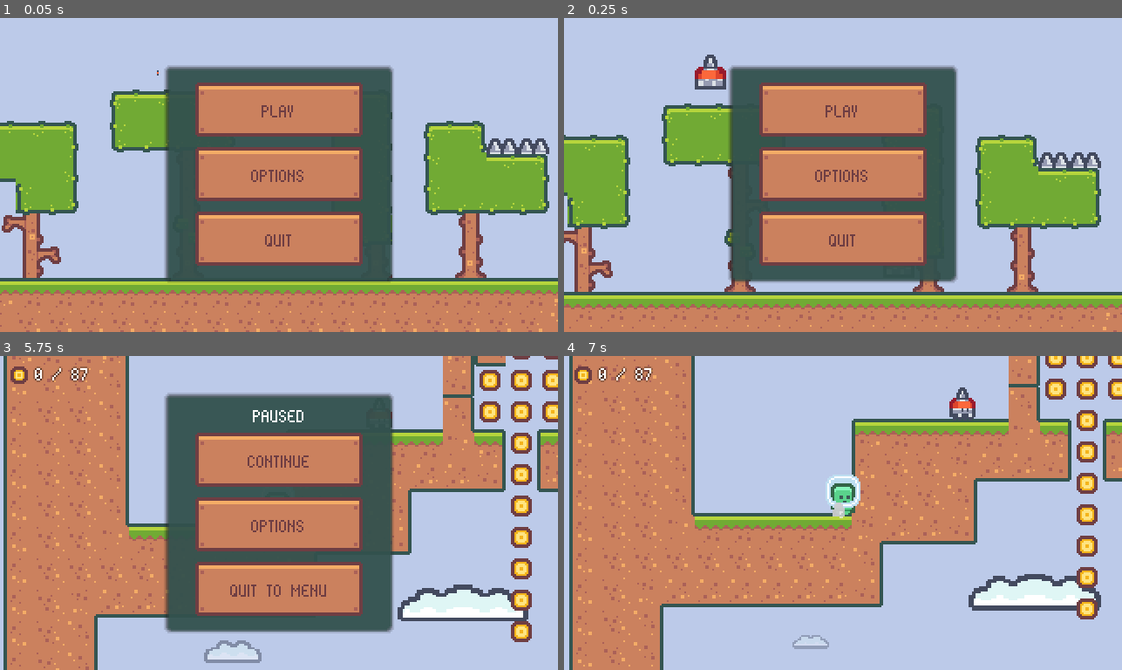
Above: before the commit, frames 1-4 (two rows, left to right).
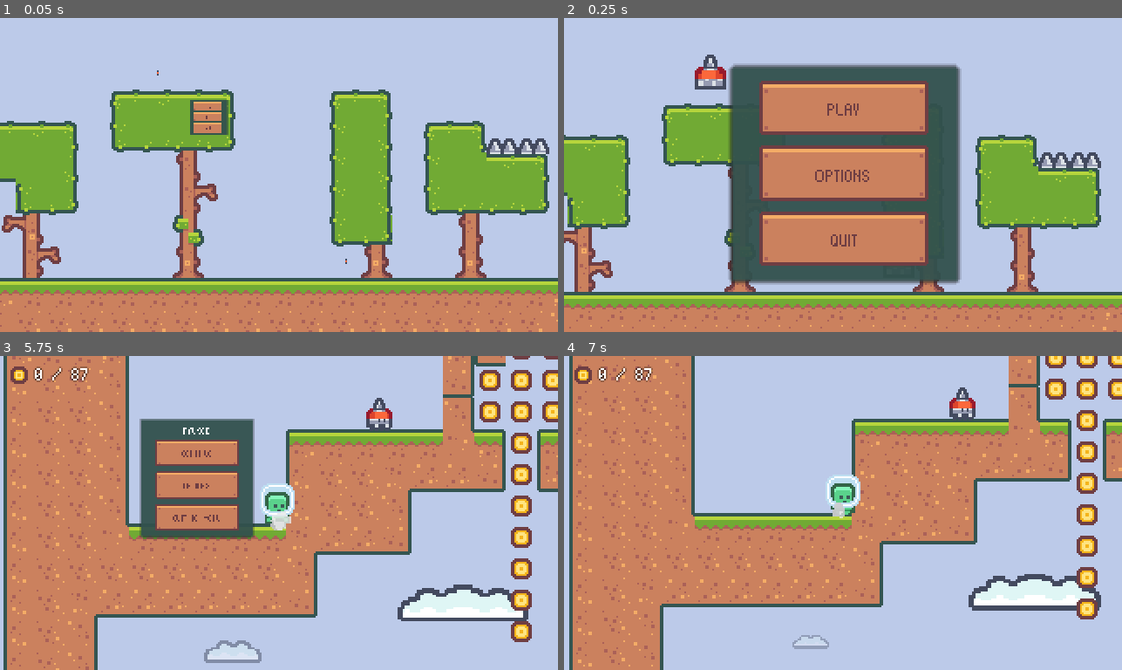
Above: after the commit, the same moments.

Repository: rosskarchner/2D-Platformer-Firebelly-Course
Game: Godot game, scene res://scenes/ui/main_menu.tscn
Same seed, same stepped clock (60 frames per second), same inputs: the game is played once before the commit and once after it.
Inputs (mouse positions are in pixels of both pictures, inside the frame that each line leads up to):
- Up to frame 1 (0.05 s): no input
- Up to frame 2 (0.25 s): no input
- Up to frame 3 (5.75 s): click "OPTIONS" at 0.5 s; click "PLAY" at 1.25 s; tap Enter (ui_accept) at 2, 2.27, 3.02, 4.52, 5.27 s; move the mouse to (401, 497) at 2.02 s; hold Right (ui_right) 2.03-3.53 s; tap Shift (dash) every 0.75 s from 2.1 to 5.1 s; move the mouse to (167, 528) at 2.77 s; move the mouse to (334, 443) at 3.52 s; hold Left (ui_left) 3.53-4.28 s; move the mouse to (251, 575) at 4.27 s; hold Right (ui_right) from 4.28 s (still down); move the mouse to (446, 560) at 5.02 s; tap Escape (pause) at 5.65 s
- Up to frame 4 (7 s): release Right (ui_right) at 5.75 s; click "OPTIONS" at 5.75 s; click "CONTINUE" at 6.5 s

The runs differ from the first frame. In frame 1, 27% of the frame differs, in the area x 29-71%, y 15-85%; in frame 2, 4.1%; in frame 3, 25%; in frame 4, nothing differs.

Commit message:
animated UI panels

Diff:
--- a/scenes/ui/game_complete.tscn
+++ b/scenes/ui/game_complete.tscn
@@ -1,11 +1,54 @@
-[gd_scene load_steps=5 format=3 uid="uid://ny5ldnm4bdl7"]
+[gd_scene load_steps=8 format=3 uid="uid://ny5ldnm4bdl7"]
 
 [ext_resource type="Script" path="res://scenes/ui/game_complete.gd" id="1_1yowm"]
 [ext_resource type="Theme" uid="uid://b5lyr6r1oacdv" path="res://resources/theme.tres" id="1_vbh7o"]
 [ext_resource type="PackedScene" uid="uid://b774faelgb4b8" path="res://scenes/ui/menu_background.tscn" id="2_cllcp"]
 [ext_resource type="PackedScene" uid="uid://bmircs0hpgmye" path="res://scenes/ui/animated_button.tscn" id="2_i6smr"]
 
+[sub_resource type="Animation" id="Animation_t0ebl"]
+resource_name = "default"
+length = 0.4
+tracks/0/type = "value"
+tracks/0/imported = false
+tracks/0/enabled = true
+tracks/0/path = NodePath("GameComplete/MarginContainer:scale")
+tracks/0/interp = 2
+tracks/0/loop_wrap = true
+tracks/0/keys = {
+"times": PackedFloat32Array(0, 0.2, 0.3, 0.4),
+"transitions": PackedFloat32Array(1, 1, 1, 1),
+"update": 0,
+"values": [Vector2(0, 0), Vector2(1.2, 1.2), Vector2(0.9, 0.9), Vector2(1, 1)]
+}
+
+[sub_resource type="Animation" id="Animation_ay6je"]
+length = 0.001
+tracks/0/type = "value"
+tracks/0/imported = false
+tracks/0/enabled = true
+tracks/0/path = NodePath("GameComplete/MarginContainer:scale")
+tracks/0/interp = 1
+tracks/0/loop_wrap = true
+tracks/0/keys = {
+"times": PackedFloat32Array(0),
+"transitions": PackedFloat32Array(1),
+"update": 0,
+"values": [Vector2(1, 1)]
+}
+
+[sub_resource type="AnimationLibrary" id="AnimationLibrary_ywjdx"]
+_data = {
+"RESET": SubResource("Animation_ay6je"),
+"default": SubResource("Animation_t0ebl")
+}
+
 [node name="Node" type="Node"]
+
+[node name="AnimationPlayer" type="AnimationPlayer" parent="."]
+autoplay = "default"
+libraries = {
+"": SubResource("AnimationLibrary_ywjdx")
+}
 
 [node name="MenuBackground" parent="." instance=ExtResource("2_cllcp")]
 
@@ -18,6 +61,7 @@
 anchor_bottom = 1.0
 grow_horizontal = 2
 grow_vertical = 2
+pivot_offset = Vector2(64, 50)
 theme = ExtResource("1_vbh7o")
 
 [node name="PanelContainer" type="PanelContainer" parent="GameComplete/MarginContainer"]
--- a/scenes/ui/main_menu.tscn
+++ b/scenes/ui/main_menu.tscn
@@ -1,11 +1,54 @@
-[gd_scene load_steps=5 format=3 uid="uid://blsevbllo02dl"]
+[gd_scene load_steps=8 format=3 uid="uid://blsevbllo02dl"]
 
 [ext_resource type="Script" path="res://scenes/ui/main_menu.gd" id="1_mjmnm"]
 [ext_resource type="Theme" uid="uid://b5lyr6r1oacdv" path="res://resources/theme.tres" id="1_nduth"]
 [ext_resource type="PackedScene" uid="uid://b774faelgb4b8" path="res://scenes/ui/menu_background.tscn" id="1_pnmu8"]
 [ext_resource type="PackedScene" uid="uid://bmircs0hpgmye" path="res://scenes/ui/animated_button.tscn" id="2_b5br4"]
 
+[sub_resource type="Animation" id="Animation_r560b"]
+length = 0.001
+tracks/0/type = "value"
+tracks/0/imported = false
+tracks/0/enabled = true
+tracks/0/path = NodePath("MainMenu/MarginContainer:scale")
+tracks/0/interp = 1
+tracks/0/loop_wrap = true
+tracks/0/keys = {
+"times": PackedFloat32Array(0),
+"transitions": PackedFloat32Array(1),
+"update": 0,
+"values": [Vector2(1, 1)]
+}
+
+[sub_resource type="Animation" id="Animation_p46vb"]
+resource_name = "default"
+length = 0.4
+tracks/0/type = "value"
+tracks/0/imported = false
+tracks/0/enabled = true
+tracks/0/path = NodePath("MainMenu/MarginContainer:scale")
+tracks/0/interp = 2
+tracks/0/loop_wrap = true
+tracks/0/keys = {
+"times": PackedFloat32Array(0, 0.2, 0.3, 0.4),
+"transitions": PackedFloat32Array(1, 1, 1, 1),
+"update": 0,
+"values": [Vector2(0, 0), Vector2(1.1, 1.1), Vector2(0.9, 0.9), Vector2(1, 1)]
+}
+
+[sub_resource type="AnimationLibrary" id="AnimationLibrary_i7ylr"]
+_data = {
+"RESET": SubResource("Animation_r560b"),
+"default": SubResource("Animation_p46vb")
+}
+
 [node name="Main" type="Node"]
+
+[node name="AnimationPlayer" type="AnimationPlayer" parent="."]
+autoplay = "default"
+libraries = {
+"": SubResource("AnimationLibrary_i7ylr")
+}
 
 [node name="MenuBackground" parent="." instance=ExtResource("1_pnmu8")]
 
@@ -18,6 +61,7 @@
 anchor_bottom = 1.0
 grow_horizontal = 2
 grow_vertical = 2
+pivot_offset = Vector2(112, 50)
 theme = ExtResource("1_nduth")
 
 [node name="PanelContainer" type="PanelContainer" parent="MainMenu/MarginContainer"]
--- a/scenes/ui/pause_menu.tscn
+++ b/scenes/ui/pause_menu.tscn
@@ -1,58 +1,97 @@
-[gd_scene load_steps=4 format=3 uid="uid://drk8qfa6u30cr"]
+[gd_scene load_steps=7 format=3 uid="uid://drk8qfa6u30cr"]
 
 [ext_resource type="Theme" uid="uid://b5lyr6r1oacdv" path="res://resources/theme.tres" id="1_0yf0d"]
 [ext_resource type="Script" path="res://scenes/ui/pause_menu.gd" id="1_p4xxl"]
 [ext_resource type="PackedScene" uid="uid://bmircs0hpgmye" path="res://scenes/ui/animated_button.tscn" id="2_gt535"]
 
-[node name="PauseMenu" type="CanvasLayer"]
+[sub_resource type="Animation" id="Animation_53ir0"]
+length = 0.001
+
+[sub_resource type="Animation" id="Animation_2rmul"]
+resource_name = "default"
+length = 0.4
+tracks/0/type = "value"
+tracks/0/imported = false
+tracks/0/enabled = true
+tracks/0/path = NodePath("MarginContainer:scale")
+tracks/0/interp = 1
+tracks/0/loop_wrap = true
+tracks/0/keys = {
+"times": PackedFloat32Array(0, 0.2, 0.3, 0.4),
+"transitions": PackedFloat32Array(1, 1, 1, 1),
+"update": 0,
+"values": [Vector2(0, 0), Vector2(1.2, 1.2), Vector2(0.9, 0.9), Vector2(1, 1)]
+}
+
+[sub_resource type="AnimationLibrary" id="AnimationLibrary_81hr2"]
+_data = {
+"RESET": SubResource("Animation_53ir0"),
+"default": SubResource("Animation_2rmul")
+}
+
+[node name="PauseMenuContainer" type="Node"]
+process_mode = 2
+
+[node name="AnimationPlayer" type="AnimationPlayer" parent="."]
+root_node = NodePath("../PauseMenu")
+autoplay = "default"
+reset_on_save = false
+libraries = {
+"": SubResource("AnimationLibrary_81hr2")
+}
+
+[node name="PauseMenu" type="CanvasLayer" parent="."]
+unique_name_in_owner = true
 process_mode = 2
 script = ExtResource("1_p4xxl")
 
-[node name="MarginContainer" type="MarginContainer" parent="."]
+[node name="MarginContainer" type="MarginContainer" parent="PauseMenu"]
 anchors_preset = 15
 anchor_right = 1.0
 anchor_bottom = 1.0
 grow_horizontal = 2
 grow_vertical = 2
+scale = Vector2(1e-05, 1e-05)
+pivot_offset = Vector2(66, 50)
 theme = ExtResource("1_0yf0d")
 
-[node name="PanelContainer" type="PanelContainer" parent="MarginContainer"]
+[node name="PanelContainer" type="PanelContainer" parent="PauseMenu/MarginContainer"]
 layout_mode = 2
 size_flags_horizontal = 4
 size_flags_vertical = 4
 
-[node name="MarginContainer" type="MarginContainer" parent="MarginContainer/PanelContainer"]
+[node name="MarginContainer" type="MarginContainer" parent="PauseMenu/MarginContainer/PanelContainer"]
 layout_mode = 2
 theme_override_constants/margin_left = 8
 theme_override_constants/margin_top = 8
 theme_override_constants/margin_right = 8
 theme_override_constants/margin_bottom = 8
 
-[node name="VBoxContainer" type="VBoxContainer" parent="MarginContainer/PanelContainer/MarginContainer"]
+[node name="VBoxContainer" type="VBoxContainer" parent="PauseMenu/MarginContainer/PanelContainer/MarginContainer"]
 custom_minimum_size = Vector2(112, 0)
 layout_mode = 2
 theme_override_constants/separation = 6
 
-[node name="Label" type="Label" parent="MarginContainer/PanelContainer/MarginContainer/VBoxContainer"]
+[node name="Label" type="Label" parent="PauseMenu/MarginContainer/PanelContainer/MarginContainer/VBoxContainer"]
 layout_mode = 2
 text = "PAUSED"
 horizontal_alignment = 1
 
-[node name="ContinueButton" parent="MarginContainer/PanelContainer/MarginContainer/VBoxContainer" instance=ExtResource("2_gt535")]
+[node name="ContinueButton" parent="PauseMenu/MarginContainer/PanelContainer/MarginContainer/VBoxContainer" instance=ExtResource("2_gt535")]
 unique_name_in_owner = true
 layout_mode = 2
 text = "CONTINUE"
 
-[node name="OptionsButton" parent="MarginContainer/PanelContainer/MarginContainer/VBoxContainer" instance=ExtResource("2_gt535")]
+[node name="OptionsButton" parent="PauseMenu/MarginContainer/PanelContainer/MarginContainer/VBoxContainer" instance=ExtResource("2_gt535")]
 unique_name_in_owner = true
 layout_mode = 2
 text = "OPTIONS"
 
-[node name="QuitButton" parent="MarginContainer/PanelContainer/MarginContainer/VBoxContainer" instance=ExtResource("2_gt535")]
+[node name="QuitButton" parent="PauseMenu/MarginContainer/PanelContainer/MarginContainer/VBoxContainer" instance=ExtResource("2_gt535")]
 unique_name_in_owner = true
 layout_mode = 2
 text = "QUIT TO MENU"
 
-[connection signal="pressed" from="MarginContainer/PanelContainer/MarginContainer/VBoxContainer/ContinueButton" to="." method="_on_continue_button_pressed"]
-[connection signal="pressed" from="MarginContainer/PanelContainer/MarginContainer/VBoxContainer/OptionsButton" to="." method="_on_options_button_pressed"]
-[connection signal="pressed" from="MarginContainer/PanelContainer/MarginContainer/VBoxContainer/QuitButton" to="." method="_on_quit_button_pressed"]
+[connection signal="pressed" from="PauseMenu/MarginContainer/PanelContainer/MarginContainer/VBoxContainer/ContinueButton" to="PauseMenu" method="_on_continue_button_pressed"]
+[connection signal="pressed" from="PauseMenu/MarginContainer/PanelContainer/MarginContainer/VBoxContainer/OptionsButton" to="PauseMenu" method="_on_options_button_pressed"]
+[connection signal="pressed" from="PauseMenu/MarginContainer/PanelContainer/MarginContainer/VBoxContainer/QuitButton" to="PauseMenu" method="_on_quit_button_pressed"]
Not shown: 1 places in resources/decorative_tile_set.tres that only renumber resources
Not shown: 1 places in resources/theme.tres that only renumber resources
Not shown: 1 places in resources/tile_set.tres that only renumber resources
